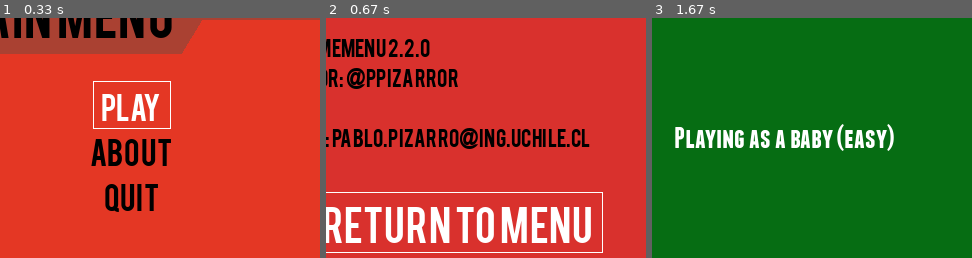
Above: before the commit, frames 1-3 (left to right).
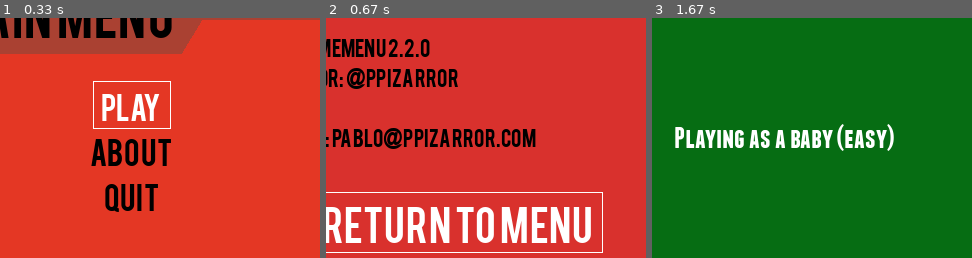
Above: after the commit, the same moments.

Repository: ppizarror/pygame-menu
Game: pygame game, started from pygameMenu/examples/game_selector.py
Same seed, same stepped clock (60 frames per second), same inputs: the game is played once before the commit and once after it.
Inputs (mouse positions are % of the whole screen's width and height, from its top left):
- Up to frame 1 (0.33 s): no input
- Up to frame 2 (0.67 s): click (50, 56) at 0.38 s
- Up to frame 3 (1.67 s): type "ann" at 0.67 s; tap Enter at 1, 1.55 s; click (50, 46) at 1.27 s
The pictures show only the part of the screen within x 29-79%, y 28-78%; the shares and areas given below are measured in that part.

Frame 1 is identical in both runs. In frame 2, 2.9% of the frame differs, in the area x 18-83%, y 45-55%; in frame 3, nothing differs.

Commit message:
Update email

Diff:
--- a/pygameMenu/__init__.py
+++ b/pygameMenu/__init__.py
@@ -56,7 +56,7 @@
 ]
 __copyright__ = 'Copyright 2017-2020 Pablo Pizarro R. @ppizarror'
 __description__ = 'A menu for pygame, simple, lightweight and easy to use'
-__email__ = 'pablo.pizarro@ing.uchile.cl'
+__email__ = 'pablo@ppizarror.com'
 __keywords__ = 'pygame menu menus gui widget input button pygame-menu'
 __license__ = 'MIT'
 __url__ = 'https://ppizarror.com/pygame-menu/'
